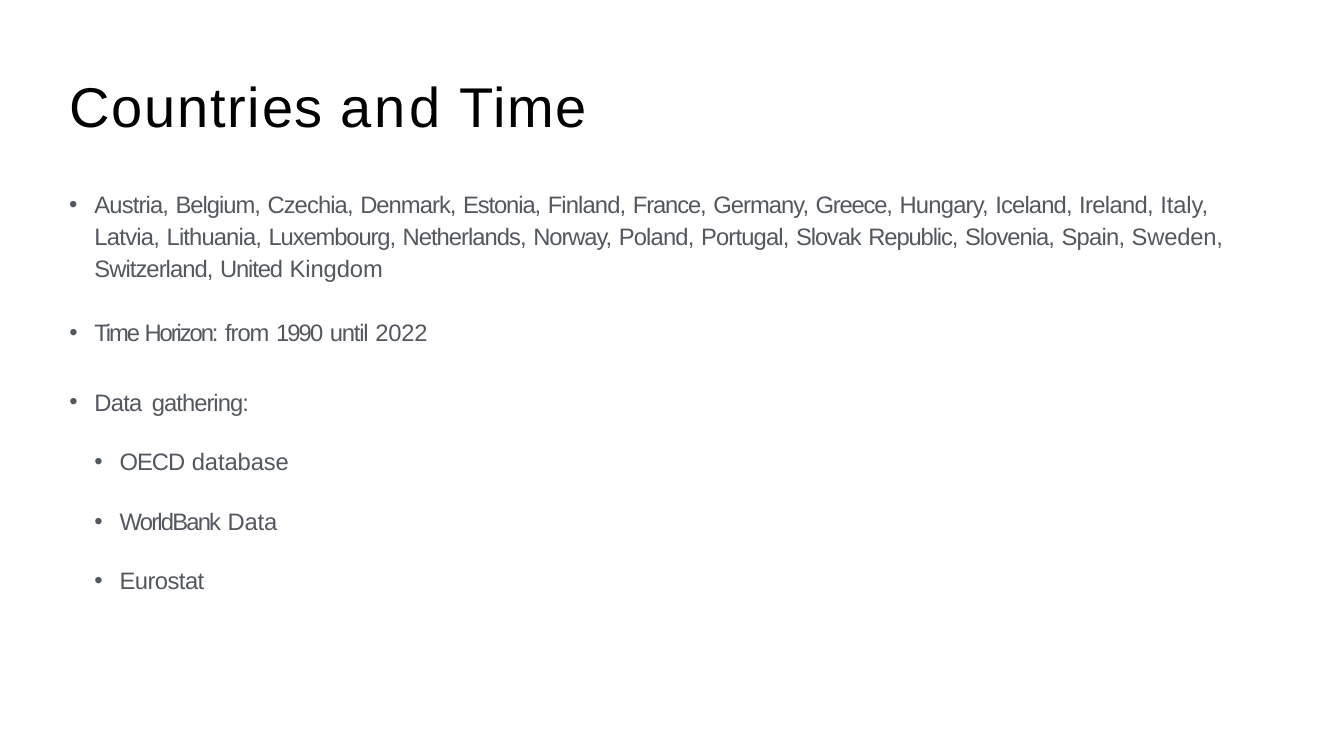
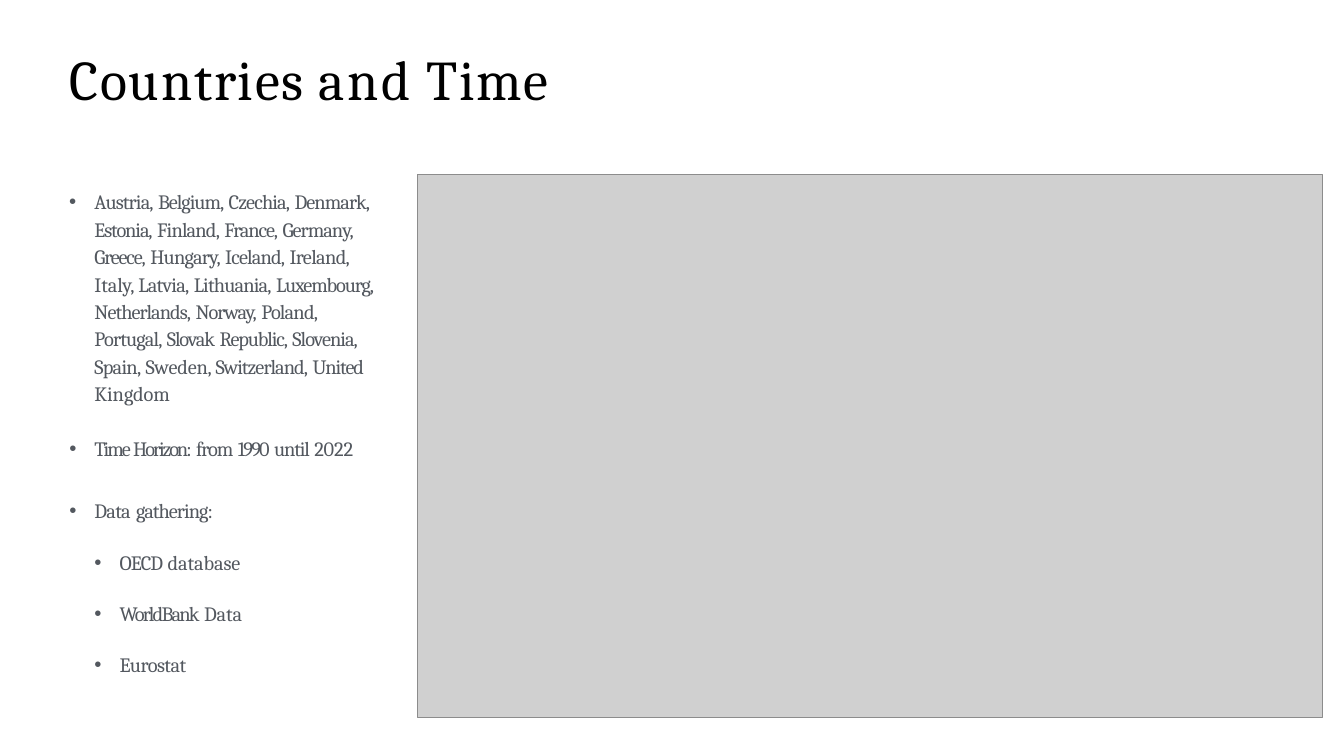
Before and after one commit to Jacopo21/MA_Thesis, a slide deck: slide 4 of presentations/presentation_JacopoBinati.pptx (slide 3 before the commit). Drawn at 1344x756 pixels with LibreOffice and Linux fonts; fonts in the diff are those of the drawing; grey boxes stand for pictures; background and template pictures are left out. Boxes give left, top, right and bottom in pixels: in the first picture for what was removed or moved away, otherwise in the second. Text is boxed around its words. In the diff, an @@ line names an element or a change of style, - is before the commit and + after.

```diff
--- a/presentations/presentation_JacopoBinati.pptx
+++ b/presentations/presentation_JacopoBinati.pptx
@@ title "Countries and Time": place and size @@
-title "Countries and Time" at [69,86,586,128]
+title "Countries and Time" at [69,61,549,101]
@@ title "Countries and Time" at [69,61,549,101]: font Arial to Cambria @@
@@ picture added at [417,174,1322,717] @@
@@ text "Austria, Belgium, Czechia, Denmark, Estonia, ..." at [94,195,374,672]: size 28 to 24 pt, font Arial to Cambria @@
```
Also in this commit, not shown: 4 other slides changed, 5 slides added, 1 slide removed, 14 other files.
